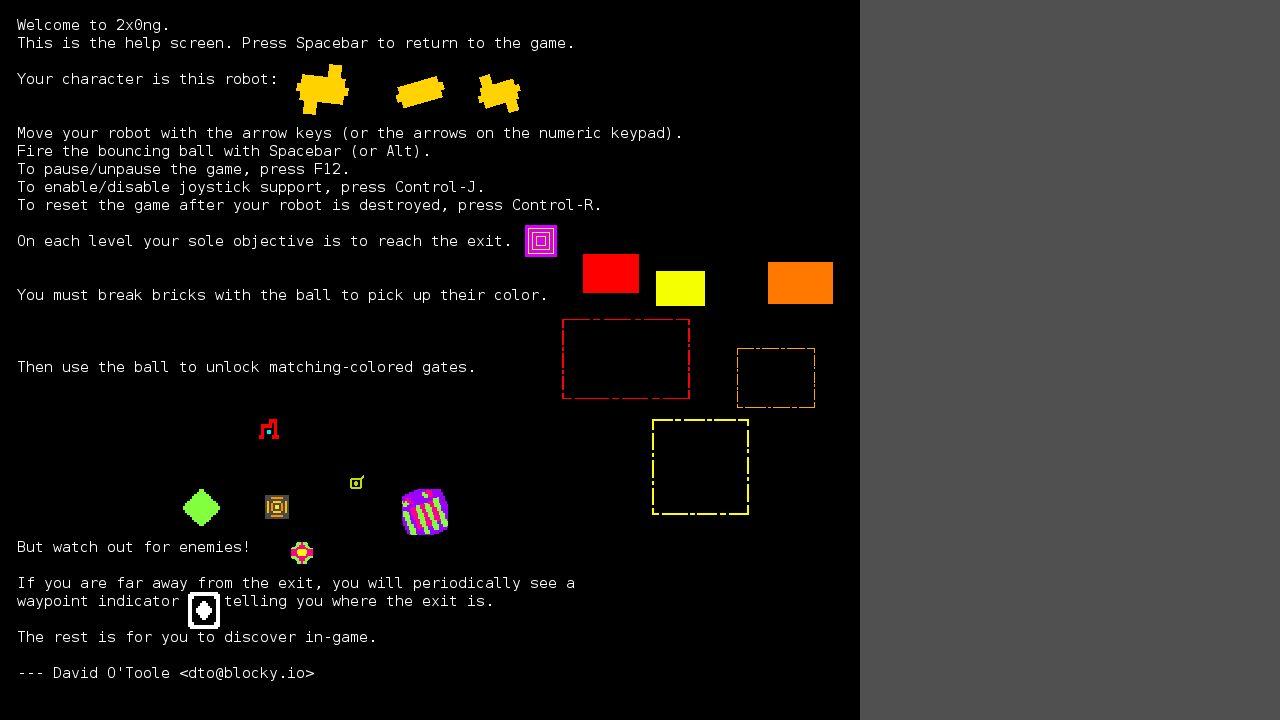
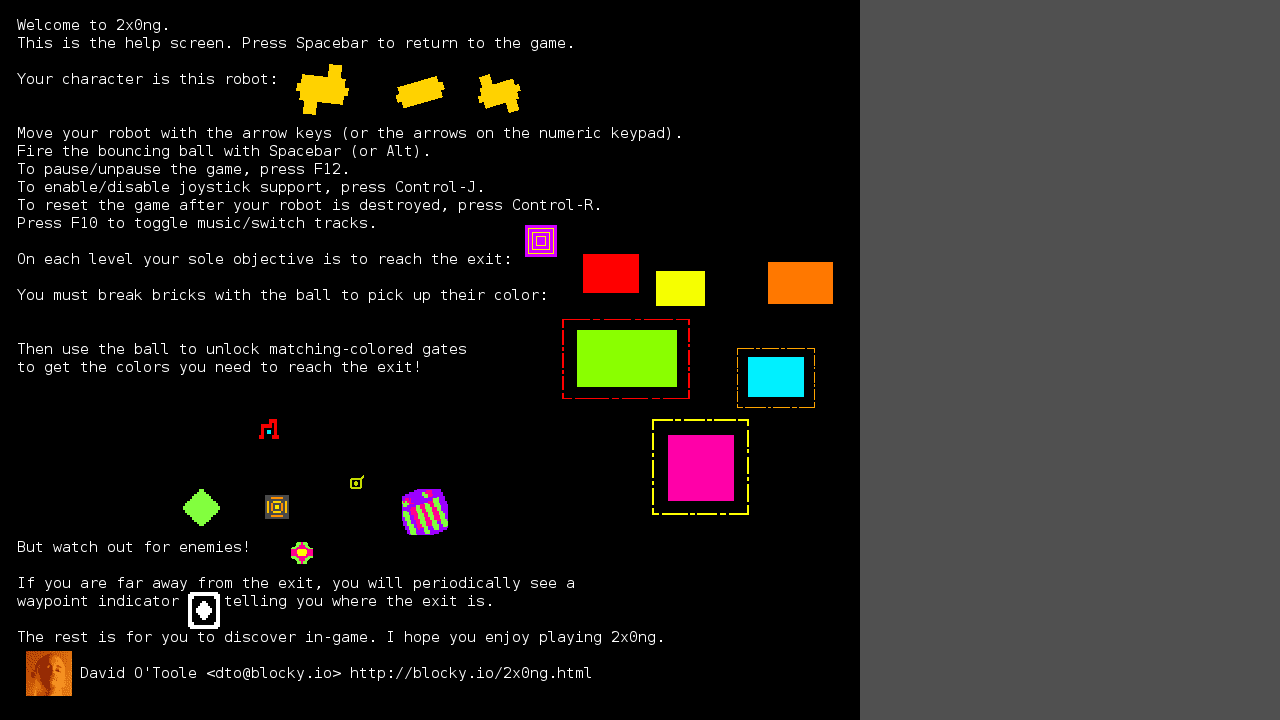
Comparing the layer stacks of the two (1280, 720) images. Changes:
added layer "Pasted Layer#1" above "Pasted Layer" over [26,651,72,696]
painted on "Welcome to 2x0ng. ..." over [18,217,662,681]
painted on "New Layer" over [577,330,804,397]
painted on "Background" over [577,330,804,501]
